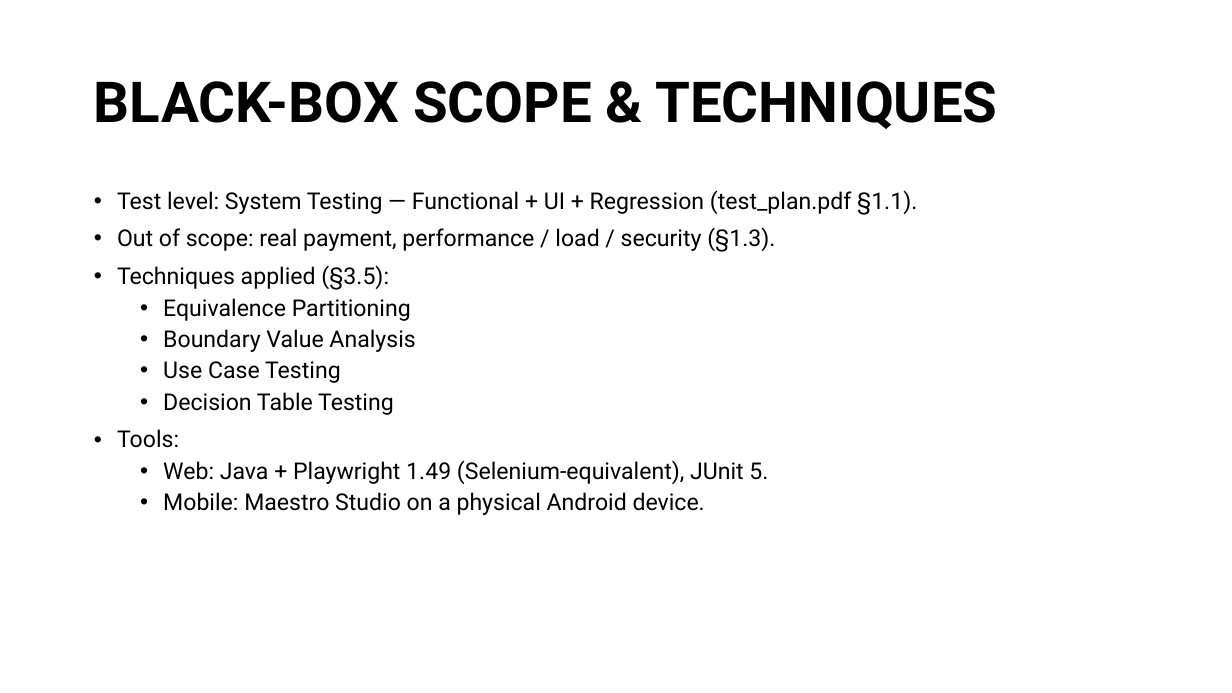
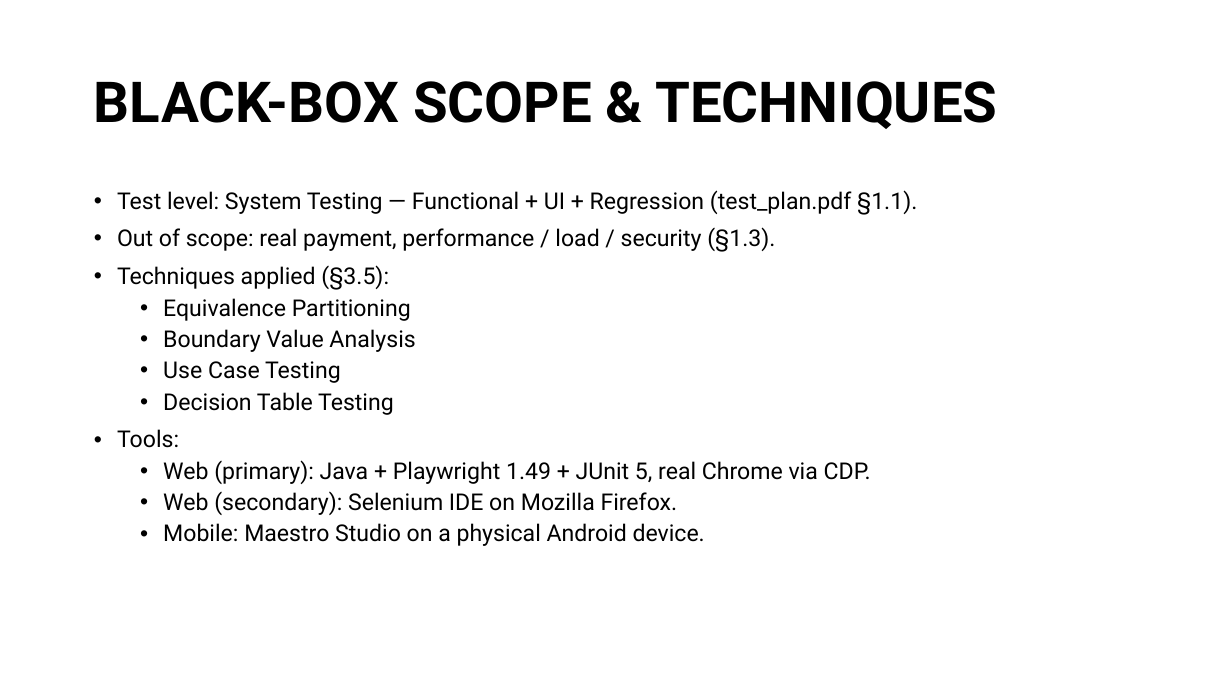
Before and after one commit to SE2226-YU-Spring/TestingProject, a slide deck: slide 7 of docs/Presentation.pptx. Drawn at 1232x693 pixels with LibreOffice and Linux fonts; fonts in the diff are those of the drawing. Boxes give left, top, right and bottom in pixels: in the first picture for what was removed or moved away, otherwise in the second. Text is boxed around its words. In the diff, an @@ line names an element or a change of style, - is before the commit and + after.

```diff
--- a/docs/Presentation.pptx
+++ b/docs/Presentation.pptx
@@ text at box(163, 460, 871, 515): text changed @@
-  • Web: Java + Playwright 1.49 (Selenium-equivalent), JUnit 5.
+  • Web (primary): Java + Playwright 1.49 + JUnit 5, real Chrome via CDP.
+  • Web (secondary): Selenium IDE on Mozilla Firefox.
```
Also in this commit, not shown: 9 other slides changed, 1 slide added, 1 slide removed, 21 other files.
